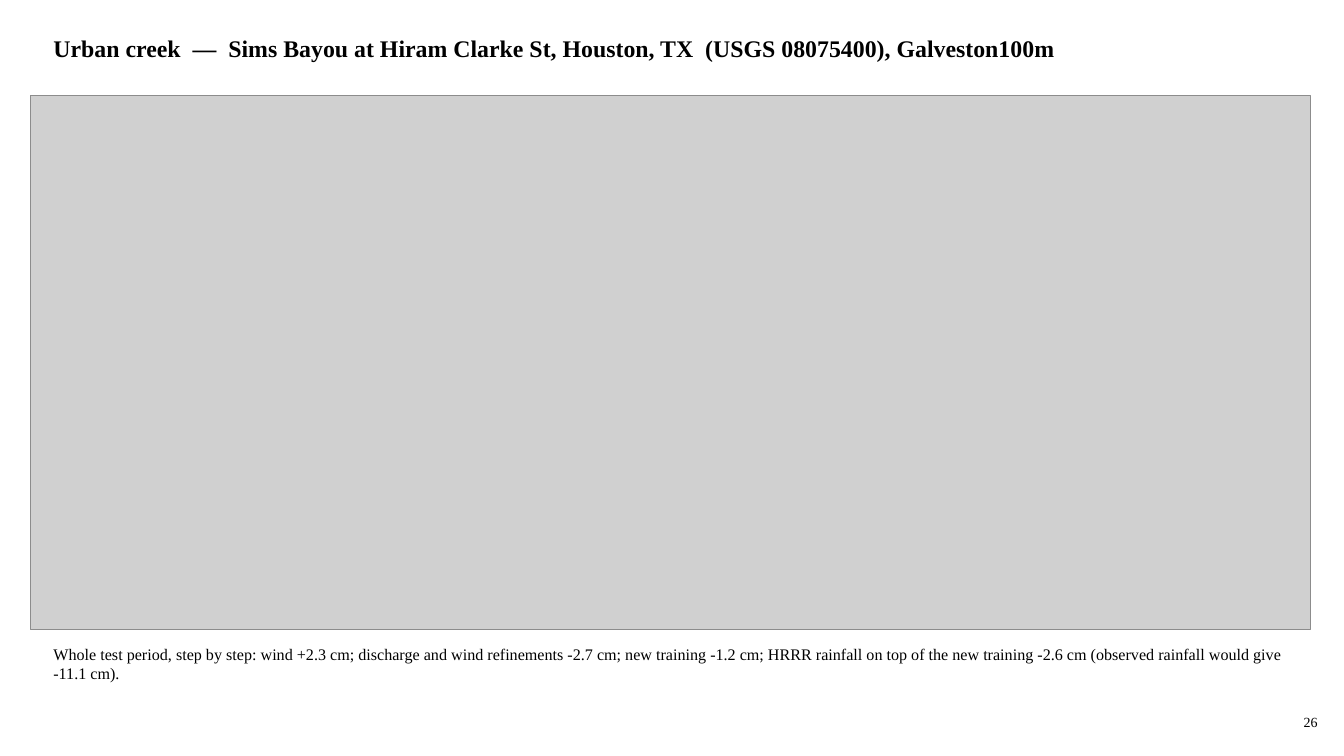
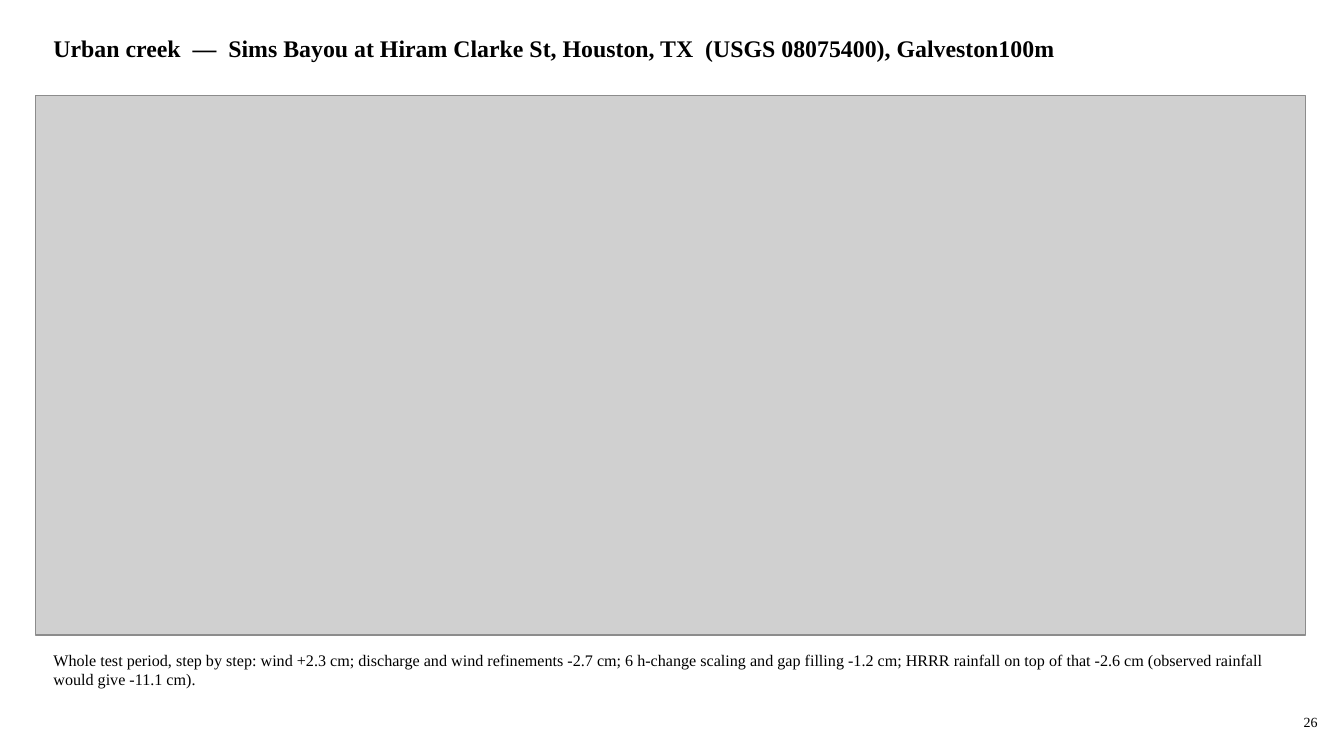
Before and after one commit to LaurenW1997/subdomainLSTM, a slide deck: slide 26 of deliverables/17_versions/version_comparison.pptx. Drawn at 1344x756 pixels with LibreOffice and Linux fonts; fonts in the diff are those of the drawing; grey boxes stand for pictures. Boxes give left, top, right and bottom in pixels: in the first picture for what was removed or moved away, otherwise in the second. Text is boxed around its words. In the diff, an @@ line names an element or a change of style, - is before the commit and + after.

```diff
--- a/deliverables/17_versions/version_comparison.pptx
+++ b/deliverables/17_versions/version_comparison.pptx
@@ picture: place and size @@
-picture at (30,96,1311,629)
+picture at (35,96,1306,635)
@@ text at (53,654,1263,689): text changed @@
-Whole test period, step by step: wind +2.3 cm; discharge and wind refinements -2.7 cm; new training -1.2 cm; HRRR rainfall on top of the new training -2.6 cm (observed rainfall would give -11.1 cm).
+Whole test period, step by step: wind +2.3 cm; discharge and wind refinements -2.7 cm; 6 h-change scaling and gap filling -1.2 cm; HRRR rainfall on top of that -2.6 cm (observed rainfall would give -11.1 cm).
```
Also in this commit, not shown: 25 other slides changed, 30 other files.
